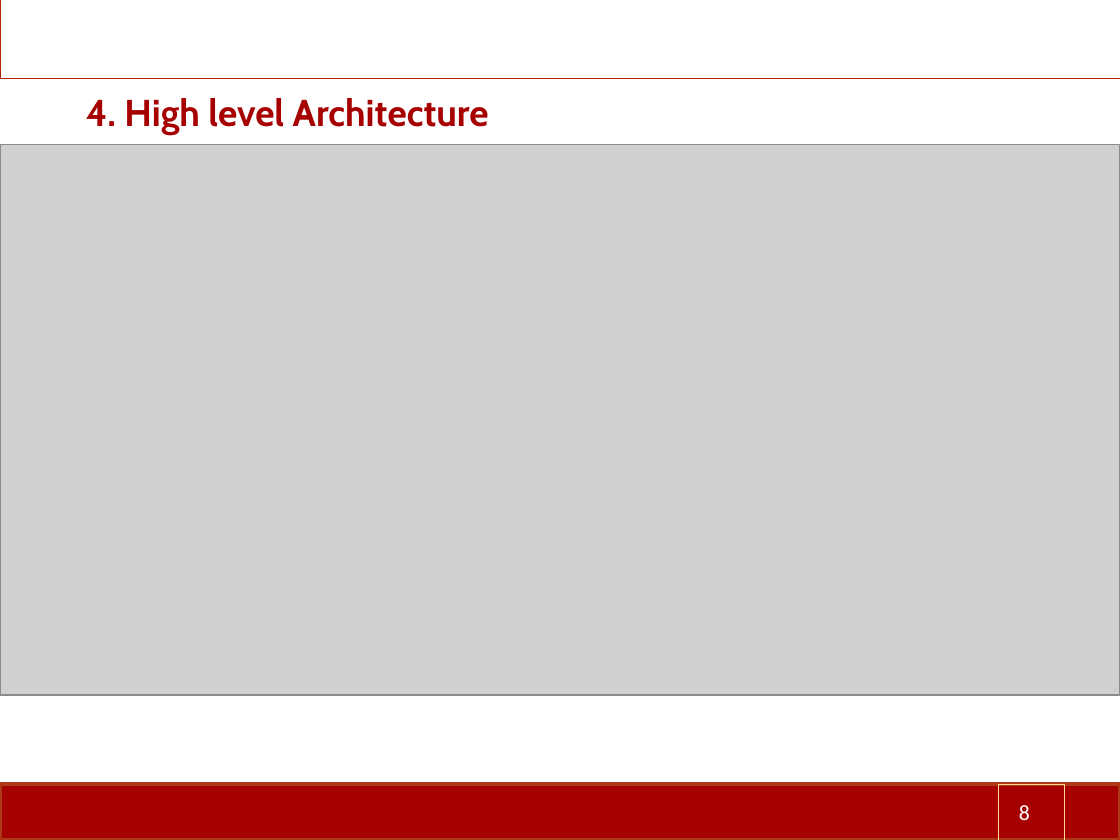
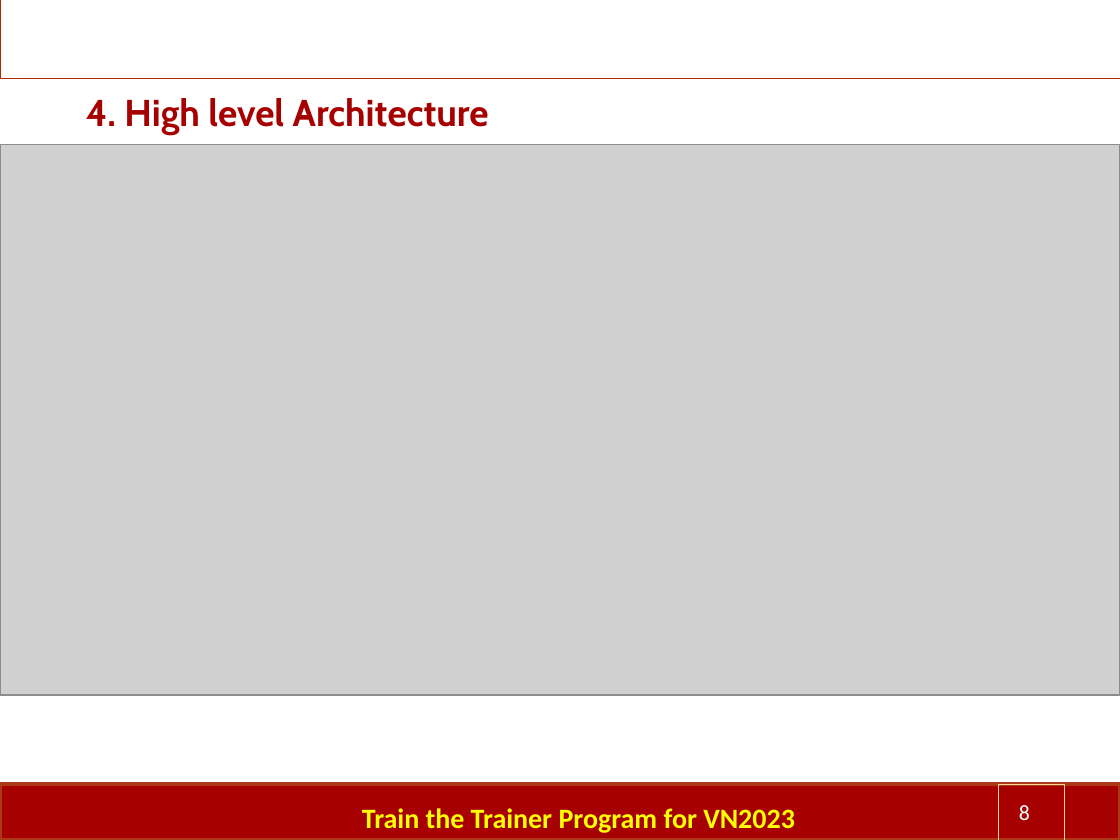
Before and after one commit to vantinhl/team3vn_cmu, a slide deck: slide 8 of ML Project Final Presentation2023.pptx. Drawn at 1120x840 pixels with LibreOffice and Linux fonts; fonts in the diff are those of the drawing; grey boxes stand for pictures; background and template pictures are left out. Boxes give left, top, right and bottom in pixels: in the first picture for what was removed or moved away, otherwise in the second. Text is boxed around its words. In the diff, an @@ line names an element or a change of style, - is before the commit and + after.

```diff
--- a/ML Project Final Presentation2023.pptx
+++ b/ML Project Final Presentation2023.pptx
@@ text added at (x1=362, y1=808, x2=795, y2=833), 18 pt, text #FFFF00, bold @@
+Train the Trainer Program for VN2023
```
Also in this commit, not shown: 2 other slides changed, 2 slides removed.
